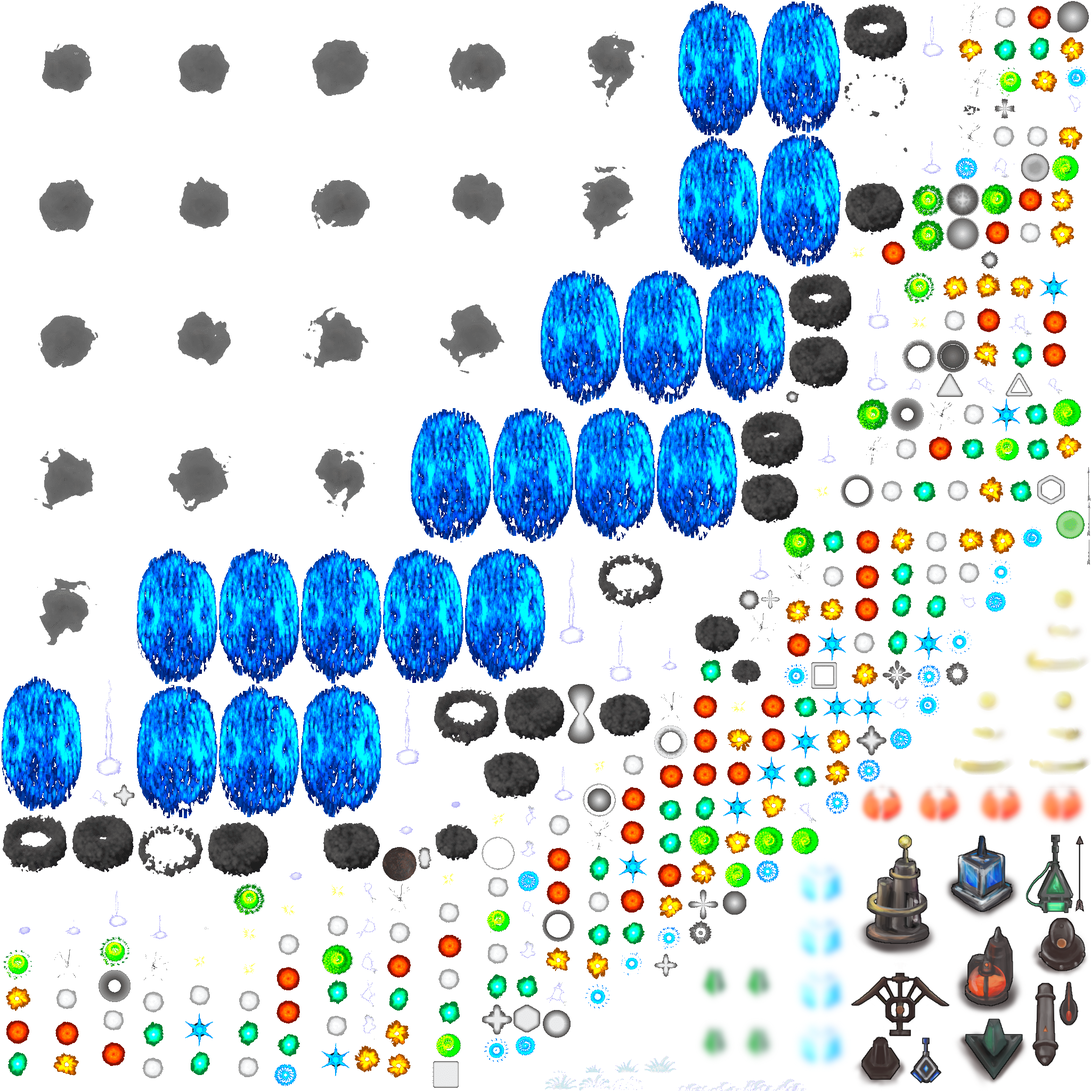
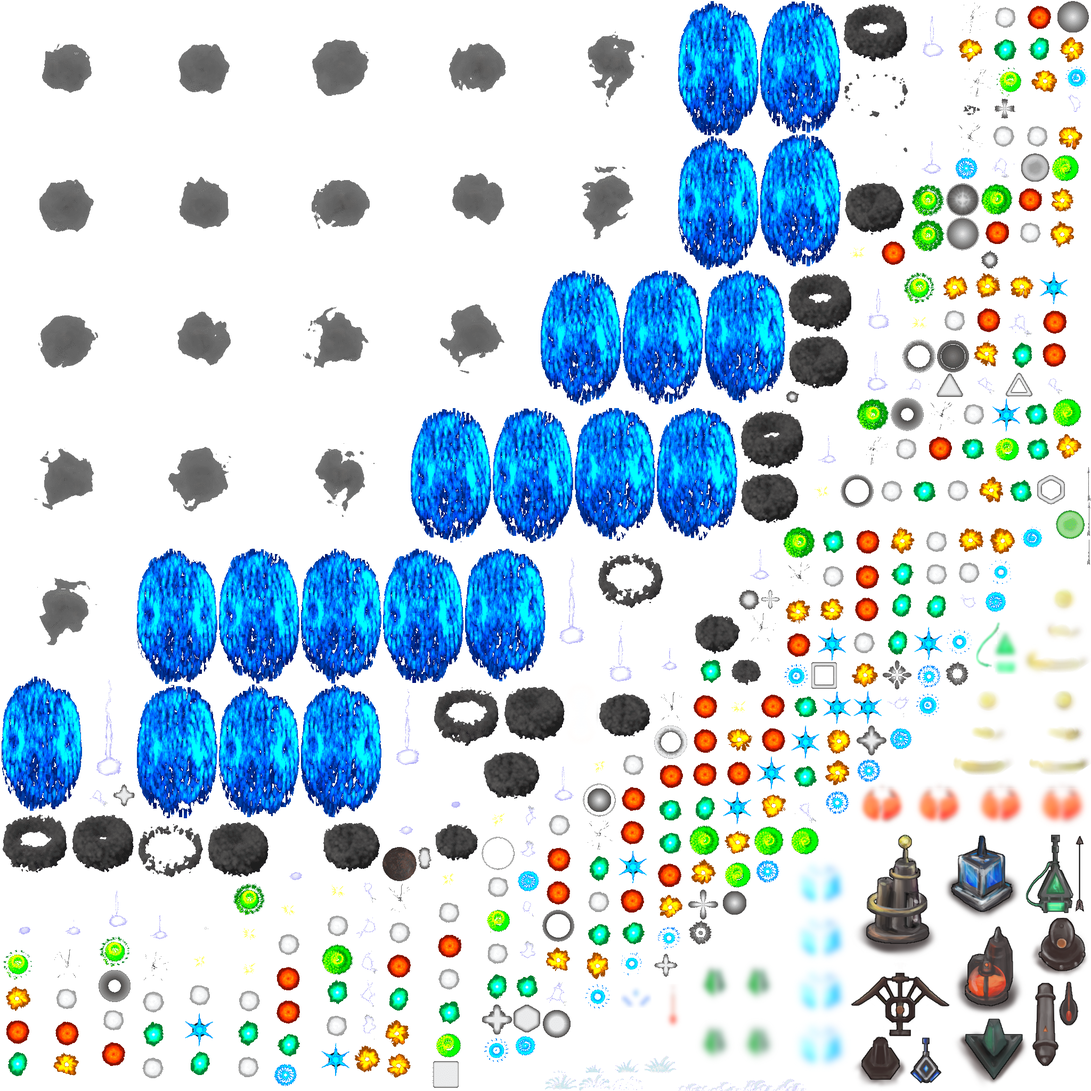
Two versions of the same layered image (1091 × 1091). Layer-by-layer changes:
added layer "Clipboard #2" above "Clipboard #1" over [976, 621, 1021, 675]
added layer "Clipboard #1" above "Clipboard" over [665, 984, 682, 1030]
added layer "Clipboard" above "ElectricGlow.png #1" over [620, 987, 652, 1009]
painted on "AllParticles.png" over [564, 684, 598, 745]
